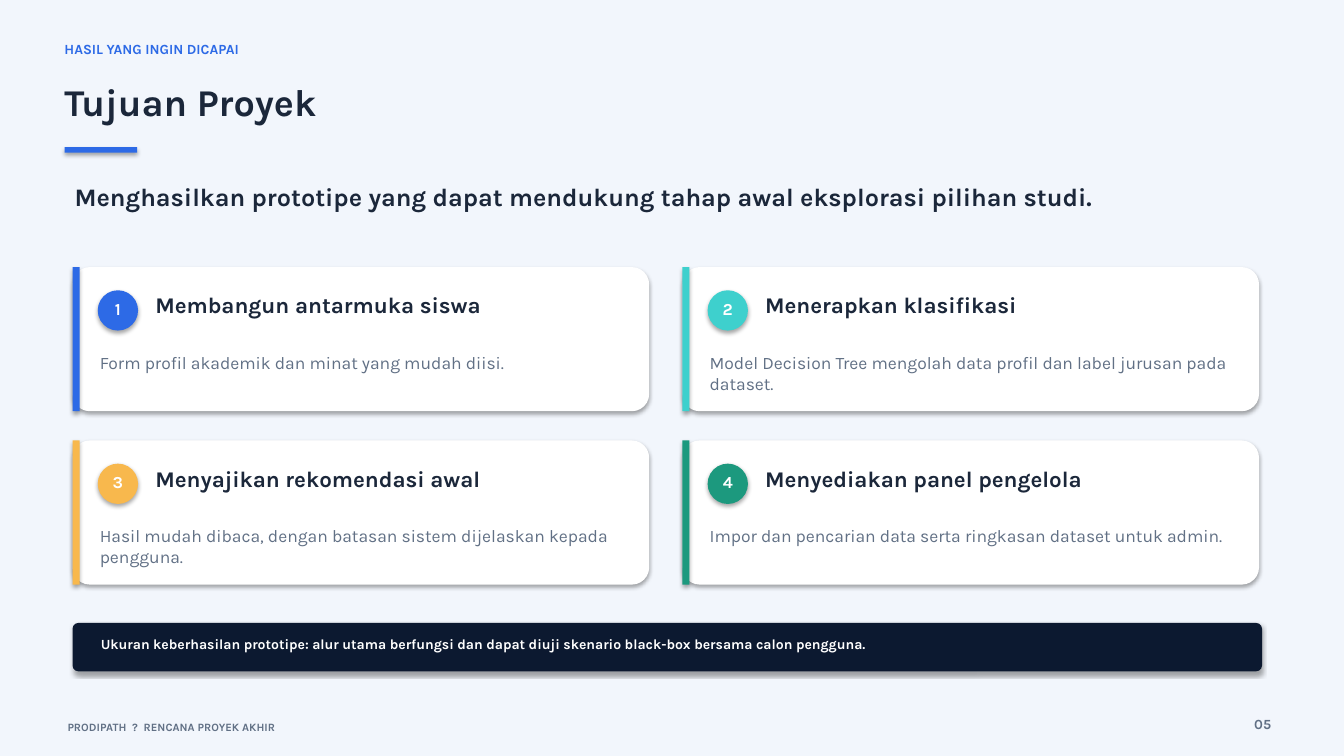
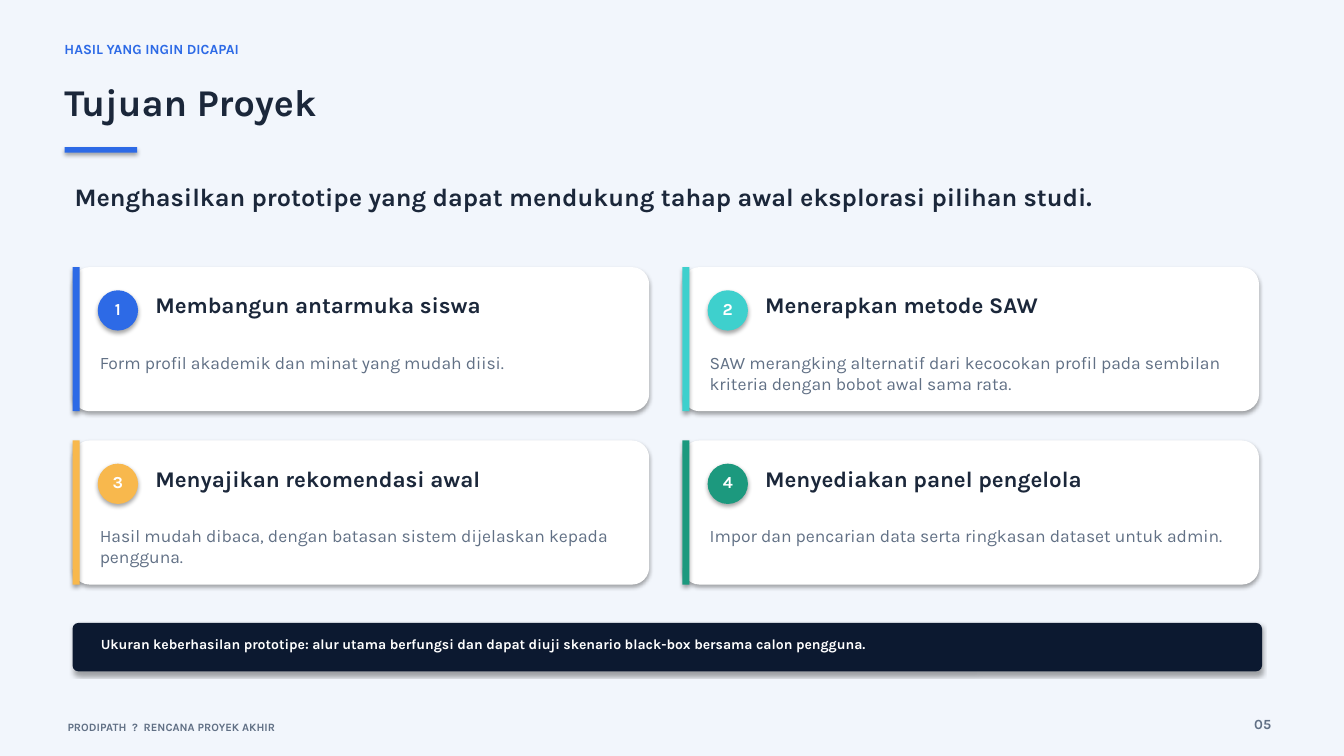
Before and after one commit to yudistyo12/ProdiPath-SMA-M-2-BALAM, a slide deck: slide 5 of ProdiPath_Presentasi_Proyek_Akhir.pptx. Drawn at 1344x756 pixels with LibreOffice and Linux fonts; fonts in the diff are those of the drawing. Boxes give left, top, right and bottom in pixels: in the first picture for what was removed or moved away, otherwise in the second. Text is boxed around its words. In the diff, an @@ line names an element or a change of style, - is before the commit and + after.

```diff
--- a/ProdiPath_Presentasi_Proyek_Akhir.pptx
+++ b/ProdiPath_Presentasi_Proyek_Akhir.pptx
@@ text at (765,297,1038,319): text changed @@
-Menerapkan klasifikasi
+Menerapkan metode SAW
@@ text at (710,357,1220,394): text changed @@
-Model Decision Tree mengolah data profil dan label jurusan pada dataset.
+SAW merangking alternatif dari kecocokan profil pada sembilan kriteria dengan bobot awal sama rata.
```
Also in this commit, not shown: 1 other slide changed, 42 other files.
